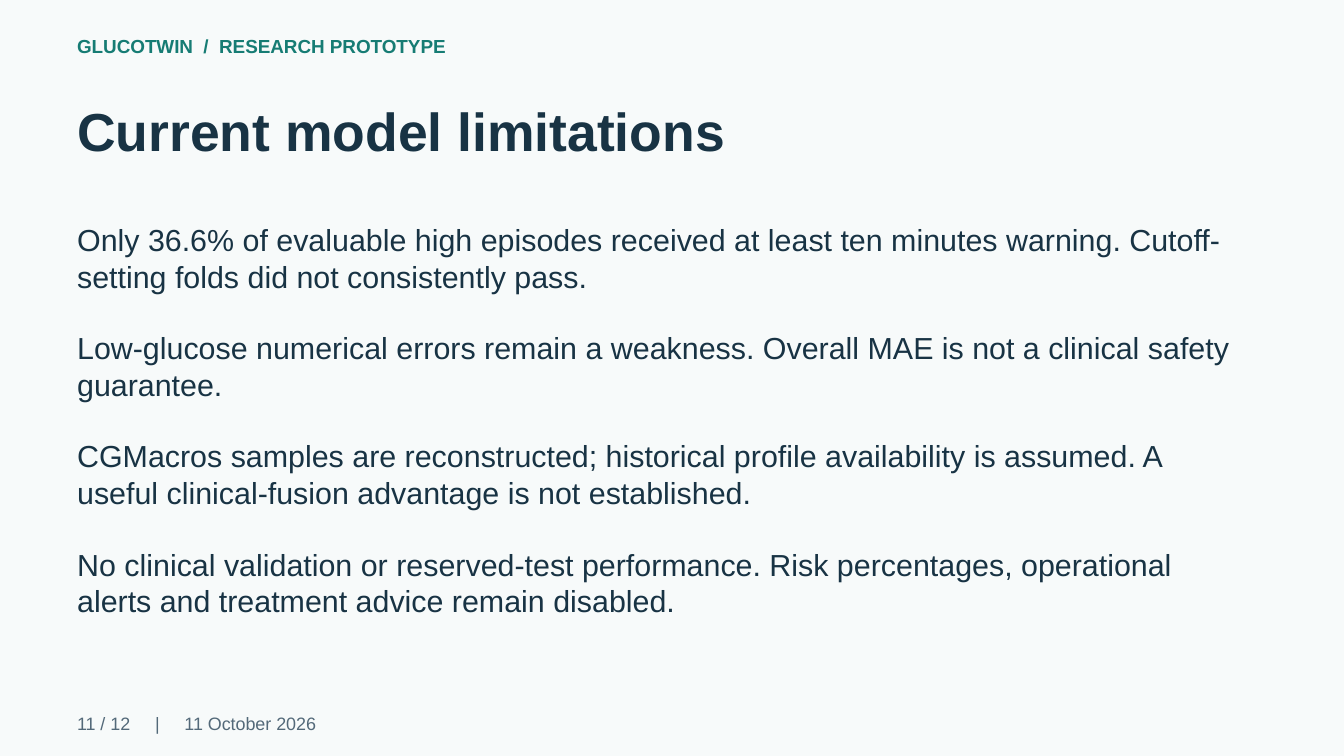
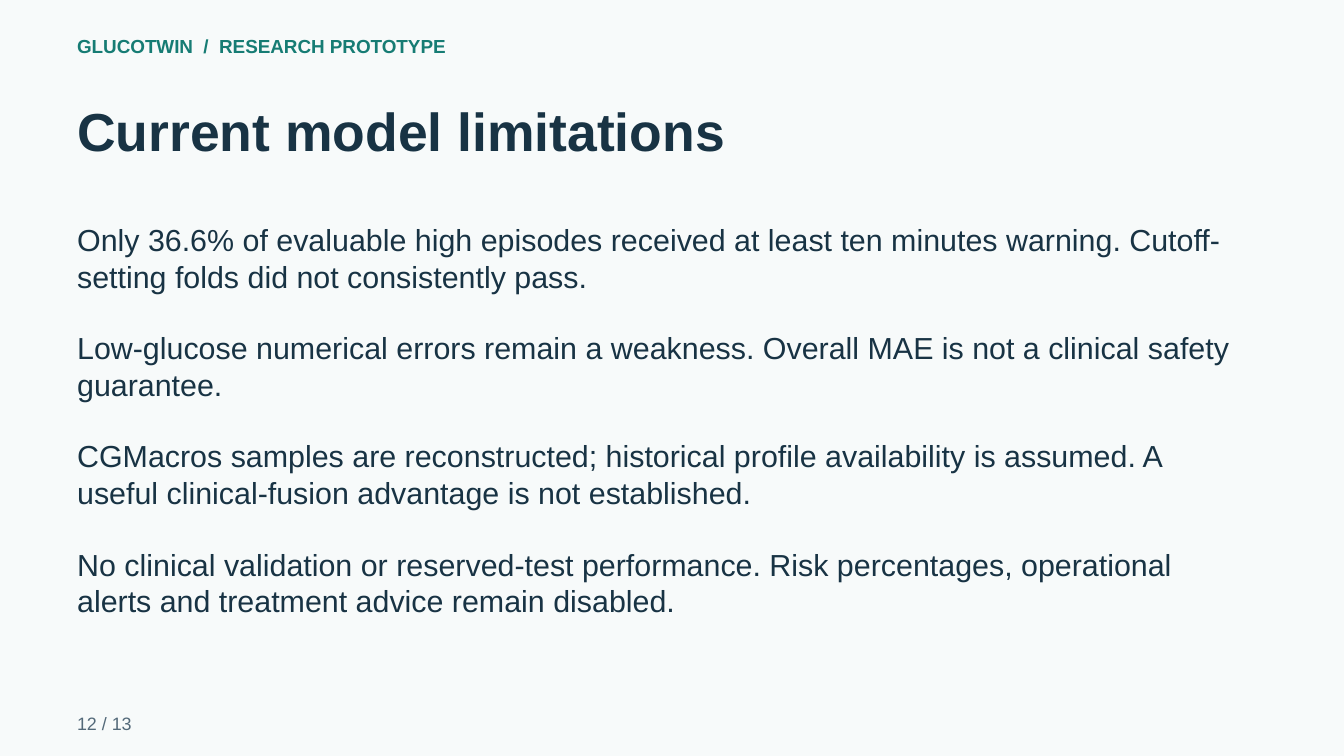
Before and after one commit to ArnavModi-MSIT/GlucoTwin, a slide deck: slide 12 of project/docs/delivery/GlucoTwin_Presentation.pptx (slide 11 before the commit). Drawn at 1344x756 pixels with LibreOffice and Linux fonts; fonts in the diff are those of the drawing. Boxes give left, top, right and bottom in pixels: in the first picture for what was removed or moved away, otherwise in the second. Text is boxed around its words. In the diff, an @@ line names an element or a change of style, - is before the commit and + after.

```diff
--- a/project/docs/delivery/GlucoTwin_Presentation.pptx
+++ b/project/docs/delivery/GlucoTwin_Presentation.pptx
@@ text at <box>77,717,132,730</box>: text changed @@
-11 / 12 | 11 October 2026
+12 / 13
```
Also in this commit, not shown: 8 other slides changed, 4 slides added, 3 slides removed, 4 other files.
